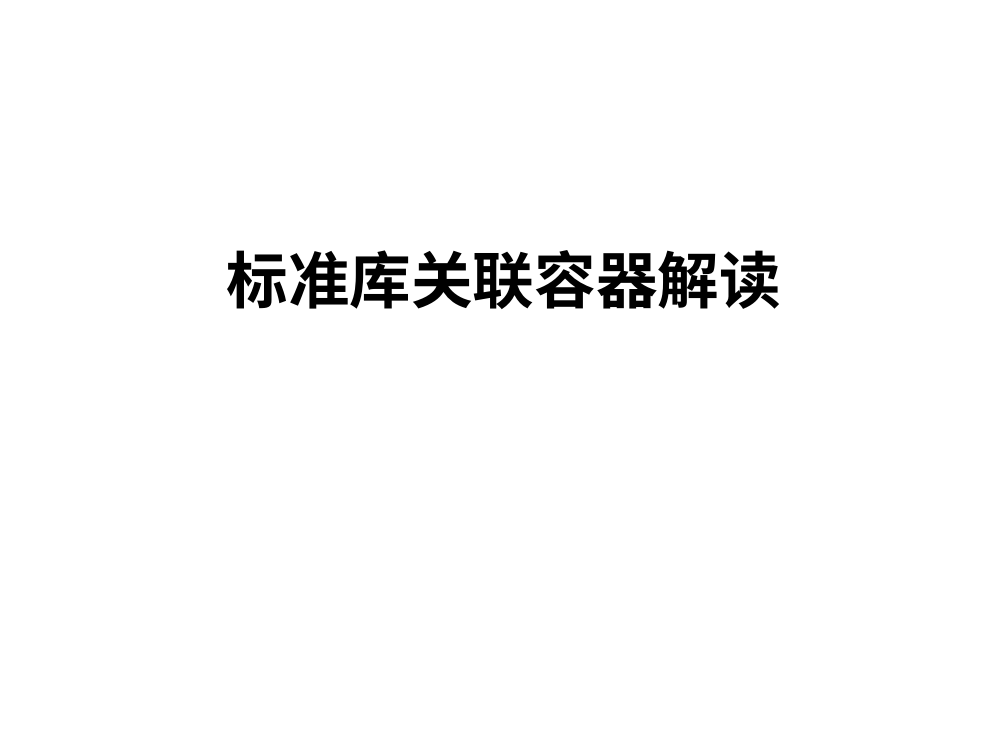
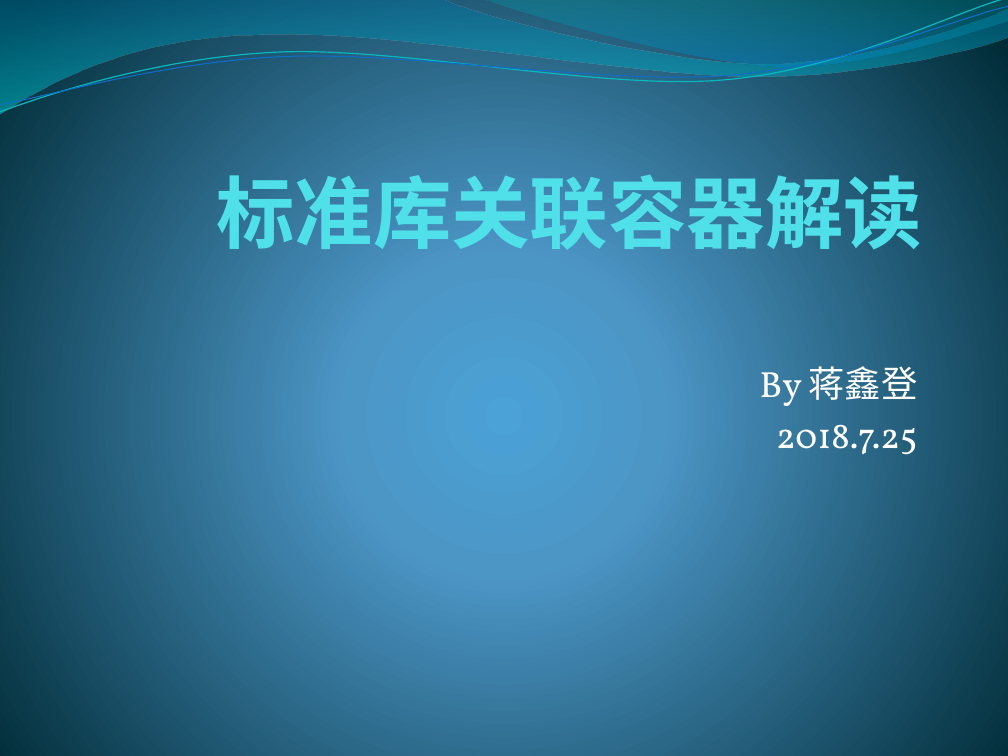
Before and after one commit to justery/JoyCpp, a slide deck: slide 1 of JoyCpp/rb_tree/rb_tree.pptx. Drawn at 1008x756 pixels with LibreOffice and Linux fonts; fonts in the diff are those of the drawing. Boxes give left, top, right and bottom in pixels: in the first picture for what was removed or moved away, otherwise in the second. Text is boxed around its words. In the diff, an @@ line names an element or a change of style, - is before the commit and + after.

Commit message:
CI ppt.

```diff
--- a/JoyCpp/rb_tree/rb_tree.pptx
+++ b/JoyCpp/rb_tree/rb_tree.pptx
@@ background #FFFFFF to gradient #4AA0D6 to #4C98C7 to #002C38 @@
@@ freeform shape added at (0, 0, 1008, 114), fill gradient #0074A1 to #00C6CF @@
@@ freeform shape added at (0, 0, 1008, 117), outline #0AB8BF 0.85 pt @@
@@ freeform shape added at (0, 6, 1008, 112), outline #0F6FC6 0.75 pt @@
@@ freeform shape added at (483, 0, 1008, 70), fill gradient #00A1A9 to #008BBF @@
@@ title "标准库关联容器解读": place and size @@
-title "标准库关联容器解读" at (227, 250, 781, 309)
+title "标准库关联容器解读" at (216, 163, 922, 263)
@@ title "标准库关联容器解读" at (216, 163, 922, 263): size 44 to 56 pt, text colour #000000 to #51E0EA; alignment centre to right; vertical alignment middle to bottom @@
@@ subtitle added at (760, 366, 917, 454), 26 pt, text #FFFFFF @@
+By 蒋鑫登
+2018.7.25
```
Also in this commit, not shown: 14 other slides changed, 5 slides added, 2 slides removed, 3 other files.
